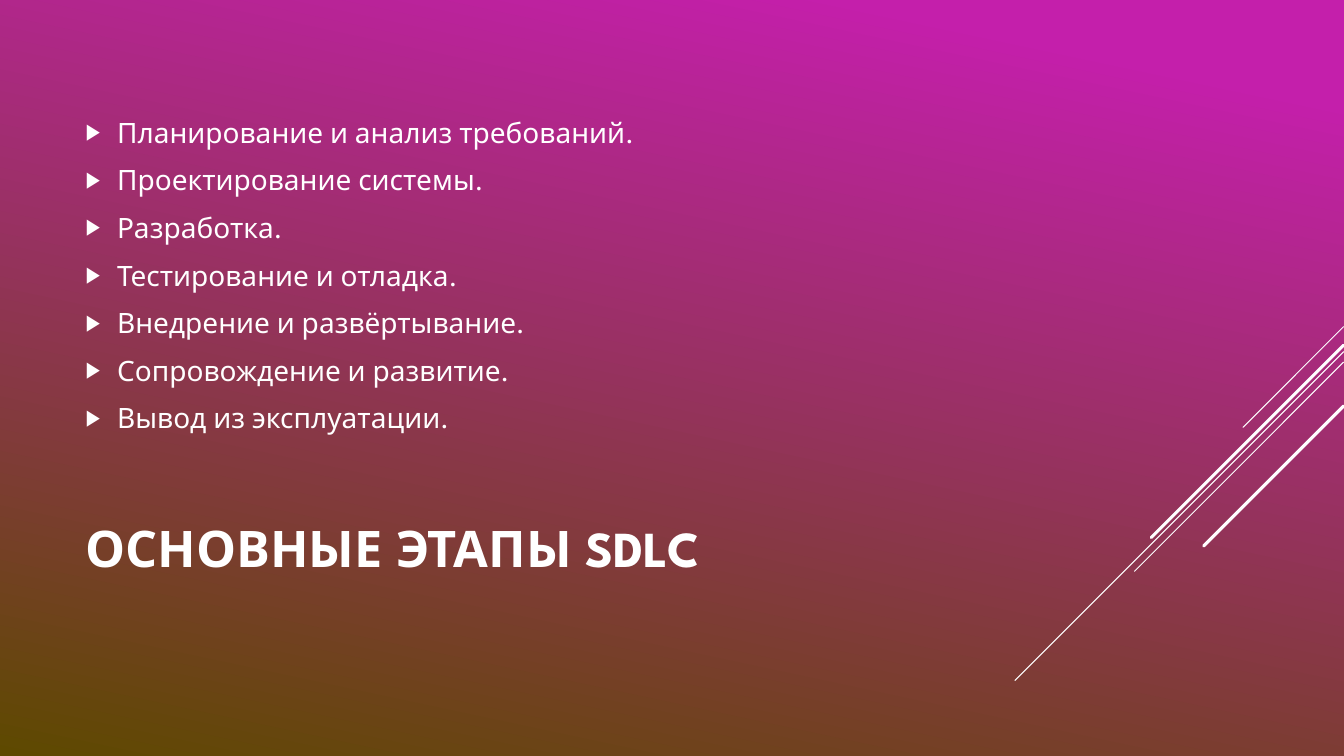
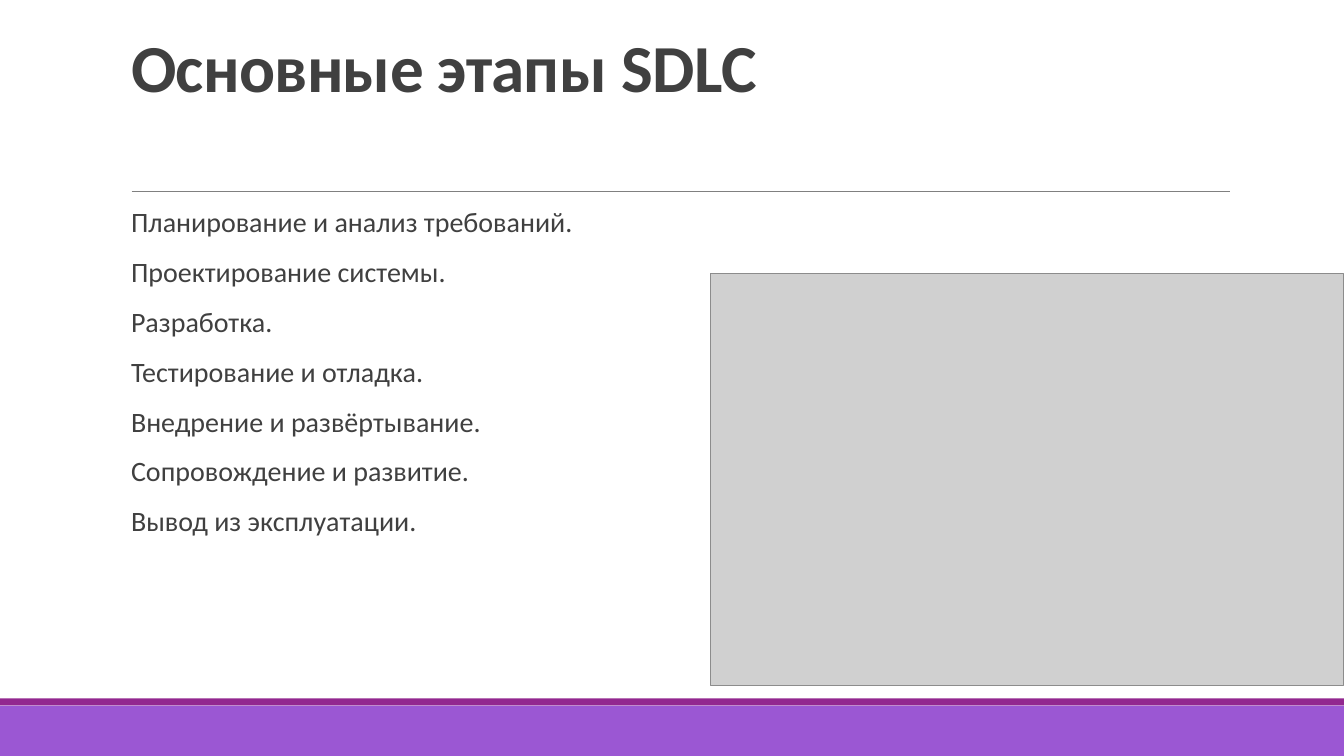
Before and after one commit to ArSu7/-, a slide deck: slide 4 of Жизненный.pptx. Drawn at 1344x756 pixels with LibreOffice and Linux fonts; fonts in the diff are those of the drawing; grey boxes stand for pictures. Boxes give left, top, right and bottom in pixels: in the first picture for what was removed or moved away, otherwise in the second. Text is boxed around its words. In the diff, an @@ line names an element or a change of style, - is before the commit and + after.

```diff
--- a/Жизненный.pptx
+++ b/Жизненный.pptx
@@ background gradient #C51FAB to #5E4A00 to #FFFFFF @@
@@ title "Основные этапы SDLC" at (131, 48, 757, 93): vertical alignment middle to bottom @@
@@ title at (131, 48, 757, 93): text changed; size 36 to 48 pt; font League Spartan to Calibri; text colour #FFFFFF to #404040 @@
-ОСНОВНЫЕ ЭТАПЫ SDLC
+Основные этапы SDLC
@@ text "Планирование и анализ требований.": place and size @@
-text "Планирование и анализ требований." at (117, 121, 625, 435)
+text "Планирование и анализ требований." at (131, 213, 572, 536)
@@ text "Планирование и анализ требований." at (131, 213, 572, 536): font League Spartan to Calibri, text colour #FFFFFF to #404040; bullet ▶ to  ; line spacing 1 to 0.9; more space between paragraphs; bullet colour #FFFFFF to #92278F; vertical alignment middle to top @@
@@ line added from (132, 192) to (1231, 192), #808080 0.5 pt @@
@@ picture added at (711, 274, 1344, 686) @@
@@ group removed at (1015, 327, 1344, 681): 5 lines @@
@@ rectangle added at (0, 706, 1344, 756), fill #9B57D3 @@
@@ rectangle added at (0, 699, 1344, 706), fill #92278F @@
```
Also in this commit, not shown: 16 other slides changed.
